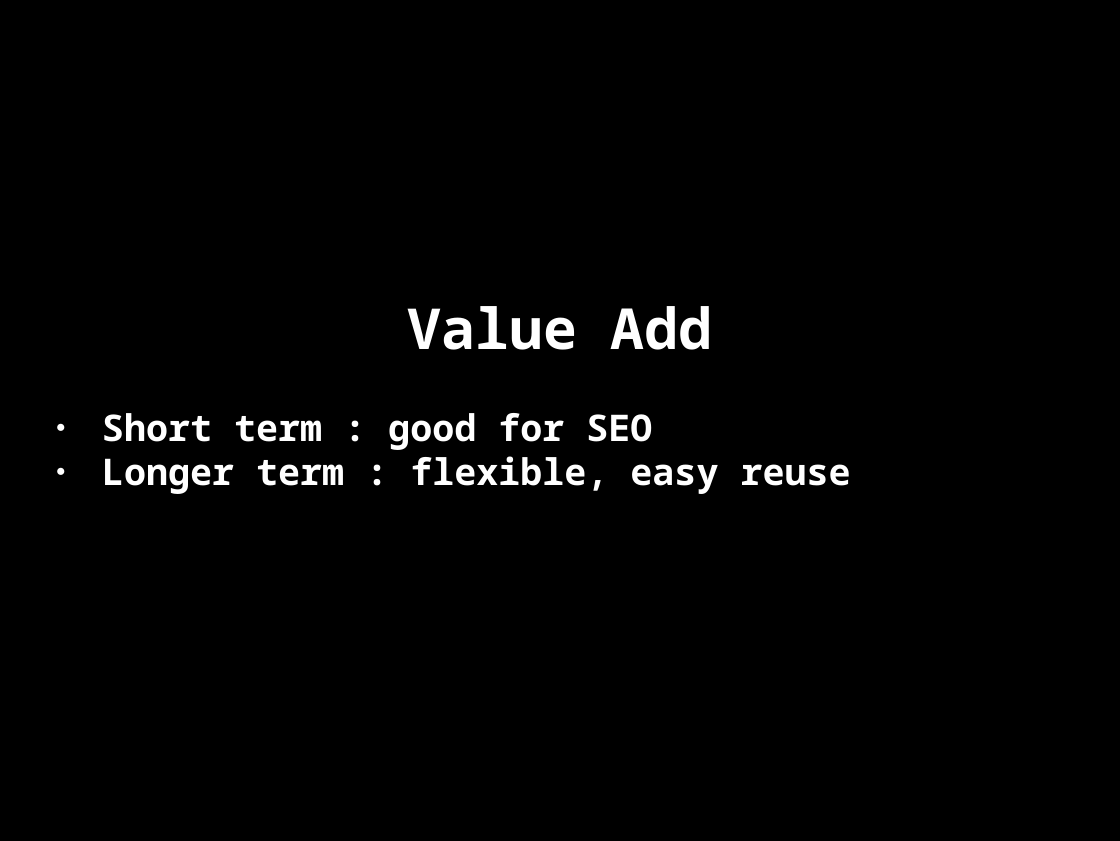
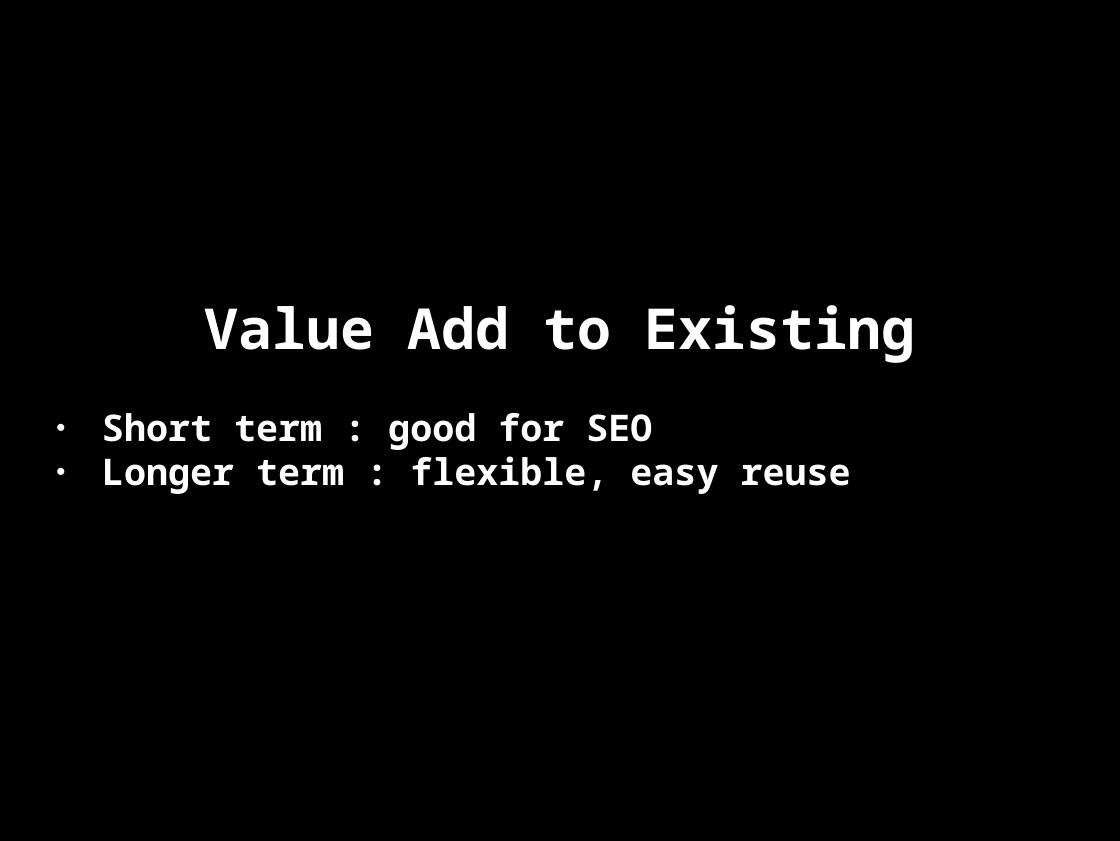
Before and after one commit to danja/hyperdata-2015, a slide deck: slide 87 of docs/salzburg/slides.odp (slide 78 before the commit). Drawn at 1120x841 pixels with LibreOffice and Linux fonts; fonts in the diff are those of the drawing. Boxes give left, top, right and bottom in pixels: in the first picture for what was removed or moved away, otherwise in the second. Text is boxed around its words. In the diff, an @@ line names an element or a change of style, - is before the commit and + after.

```diff
--- a/docs/salzburg/slides.odp
+++ b/docs/salzburg/slides.odp
@@ subtitle at bbox=[205, 305, 916, 363]: text changed @@
-Value Add
+Value Add to Existing
```
Also in this commit, not shown: 13 other slides changed, 11 slides added, 11 other files.
